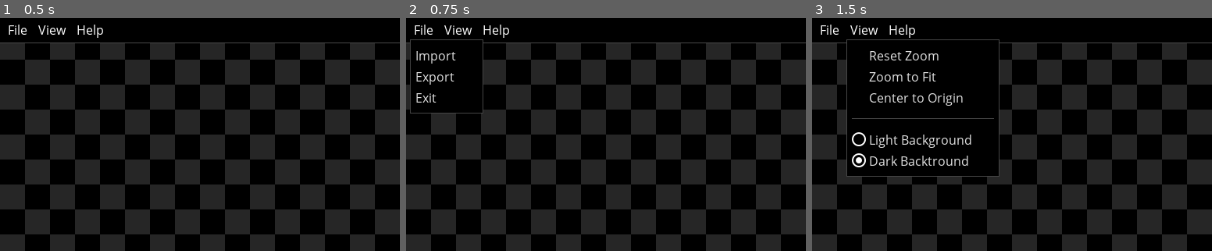
Above: before the commit, frames 1-3 (left to right).
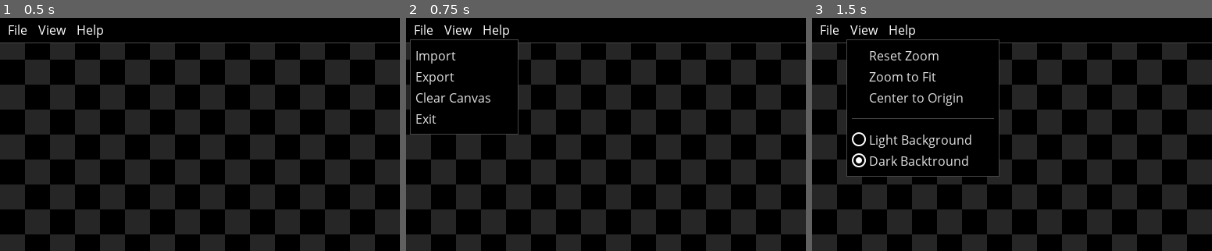
Above: after the commit, the same moments.

Repository: MeanLight-Studio/ScaleNX
Game: Godot game, scene res://Main.tscn
The game is run twice, just before and just after one commit, with the same random seed, the same clock (stepped at 60 frames per second) and the same inputs.
Inputs:
- Up to frame 1 (0.5 s): no input
- Up to frame 2 (0.75 s): click "File" at 0.5 s
- Up to frame 3 (1.5 s): click "View" at 1.25 s
The pictures show only the part of the screen within x 0-50%, y 0-50%; the shares and areas given below are measured in that part.

Frame 1 is identical in both runs. In frame 2, 3.1% of the frame differs, in the area x 1-29%, y 9-51%; in frame 3, nothing differs.

Commit message:
Add clear canvas menu entry

Diff:
--- a/Main.gd
+++ b/Main.gd
@@ -3,6 +3,7 @@
 signal selection_changed(selection)
 
 var selected_sprites := []
+var sprites_to_delete := []
 
 var moving_camera := false
 var last_movement := Vector2.ZERO
@@ -27,6 +28,8 @@
 onready var spinboxes := $SpinboxesContainer
 
 onready var info_container := $ScrollContainer/VBoxContainer
+
+onready var delete_warning := $DeleteWarning
 
 func _unhandled_input(event):
 	if event is InputEventMouseButton:
@@ -55,8 +58,7 @@
 			self.zoom = clamp(zoom * 1.1, 0.01, 50)
 
 	if event.is_action_pressed("delete"):
-		for sprite in selected_sprites:
-			delete_sprite(sprite)
+		delete_sprites(selected_sprites.duplicate())
 		clear_selection()
 
 func get_clicked_sprite() -> Sprite:
@@ -158,6 +160,8 @@
 		1:
 			_on_export_file()
 		2:
+			delete_sprites(sprites_container.get_children())
+		3:
 			get_tree().quit()
 
 func _on_view_menu_id_pressed(id):
@@ -250,6 +254,8 @@
 		if label.sprite == sprite:
 			label.queue_free()
 			break
+	if sprite in selected_sprites:
+		selected_sprites.remove(selected_sprites.find(sprite))
 	sprite.queue_free()
 
 func set_zoom(z):
@@ -260,3 +266,15 @@
 
 func _on_ResetZoom_pressed():
 	self.zoom = 1
+
+func delete_sprites(sprites : Array):
+	sprites_to_delete = sprites
+	var sprites_names := ""
+	for sprite in sprites:
+		sprites_names += sprite.image_path + "\n"
+	delete_warning.get_node("TextEdit").text = sprites_names
+	delete_warning.popup_centered()
+
+func _on_DeleteWarning_confirmed():
+	for sprite in sprites_to_delete:
+		delete_sprite(sprite)
--- a/Main.tscn
+++ b/Main.tscn
@@ -367,7 +367,7 @@
 margin_right = 35.0
 margin_bottom = 25.0
 text = "File"
-items = [ "Import", null, 0, false, false, 0, 0, null, "", false, "Export", null, 0, false, false, 1, 0, null, "", false, "Exit", null, 0, false, false, 2, 0, null, "", false ]
+items = [ "Import", null, 0, false, false, 0, 0, null, "", false, "Export", null, 0, false, false, 1, 0, null, "", false, "Clear Canvas", null, 0, false, false, 2, 0, null, "", false, "Exit", null, 0, false, false, 3, 0, null, "", false ]
 switch_on_hover = true
 
 [node name="ViewMenu" type="MenuButton" parent="ToolBar/VBoxContainer"]
@@ -440,6 +440,27 @@
 icon = ExtResource( 8 )
 flat = true
 
+[node name="DeleteWarning" type="ConfirmationDialog" parent="."]
+visible = true
+anchor_left = 0.5
+anchor_top = 0.5
+anchor_right = 0.5
+anchor_bottom = 0.5
+margin_left = -216.0
+margin_top = -128.0
+margin_right = 216.0
+margin_bottom = 52.0
+dialog_text = "Are you sure you want to delete the following sprites?"
+__meta__ = {
+"_edit_use_anchors_": false
+}
+
+[node name="TextEdit" type="TextEdit" parent="DeleteWarning"]
+margin_left = 8.0
+margin_top = 31.0
+margin_right = 424.0
+margin_bottom = 139.0
+
 [connection signal="files_selected" from="FileDialog" to="." method="_on_FileDialog_files_selected"]
 [connection signal="pressed" from="AboutDialog/VBoxContainer/LinkButton" to="AboutDialog" method="_on_LinkButton_pressed"]
 [connection signal="pressed" from="AboutDialog/HBoxContainer/Button" to="AboutDialog" method="_on_Button_pressed"]
@@ -448,3 +469,4 @@
 [connection signal="pressed" from="GlobalScalePanel/VBoxContainer/All" to="GlobalScalePanel" method="_on_All_pressed"]
 [connection signal="pressed" from="GlobalScalePanel/VBoxContainer/Selected" to="GlobalScalePanel" method="_on_Selected_pressed"]
 [connection signal="pressed" from="HBoxContainer/ResetZoom" to="." method="_on_ResetZoom_pressed"]
+[connection signal="confirmed" from="DeleteWarning" to="." method="_on_DeleteWarning_confirmed"]
--- a/MinimalUI/MinimalUI.tres
+++ b/MinimalUI/MinimalUI.tres
@@ -202,6 +202,18 @@
 bg_color = Color( 0, 0, 0, 1 )
 border_width_bottom = 1
 border_color = Color( 0.301961, 0.301961, 0.301961, 1 )
+
+[sub_resource type="StyleBoxFlat" id=51]
+content_margin_left = 5.0
+content_margin_right = 5.0
+content_margin_top = 1.0
+content_margin_bottom = 1.0
+bg_color = Color( 0, 0, 0, 1 )
+border_width_left = 1
+border_width_top = 1
+border_width_right = 1
+border_width_bottom = 1
+border_color = Color( 0.282353, 0.282353, 0.282353, 1 )
 
 [sub_resource type="StyleBoxFlat" id=31]
 bg_color = Color( 0.282353, 0.282353, 0.282353, 1 )
@@ -353,6 +365,19 @@
 corner_radius_top_left = 2
 corner_radius_bottom_right = 2
 corner_radius_bottom_left = 2
+
+[sub_resource type="StyleBoxFlat" id=52]
+content_margin_left = 5.0
+content_margin_right = 5.0
+content_margin_top = 1.0
+content_margin_bottom = 1.0
+bg_color = Color( 0, 0, 0, 1 )
+border_width_left = 1
+border_width_top = 1
+border_width_right = 1
+border_width_bottom = 1
+border_color = Color( 0.282353, 0.282353, 0.282353, 1 )
+expand_margin_top = 22.0
 
 [sub_resource type="DynamicFont" id=50]
 font_data = ExtResource( 1 )
@@ -449,7 +474,7 @@
 LineEdit/styles/read_only = SubResource( 29 )
 Panel/styles/panel = SubResource( 1 )
 PanelContainer/styles/panel = SubResource( 30 )
-PopupDialog/styles/panel = SubResource( 1 )
+PopupDialog/styles/panel = SubResource( 51 )
 PopupMenu/colors/font_color = Color( 0.88, 0.88, 0.88, 1 )
 PopupMenu/colors/font_color_accel = Color( 0.7, 0.7, 0.7, 0.8 )
 PopupMenu/colors/font_color_disabled = Color( 0.4, 0.4, 0.4, 0.8 )
@@ -533,6 +558,7 @@
 TextEdit/styles/focus = SubResource( 27 )
 TextEdit/styles/normal = SubResource( 39 )
 TextEdit/styles/read_only = SubResource( 29 )
+TooltipLabel/colors/font_color = Color( 1, 1, 1, 1 )
 Tree/colors/custom_button_font_highlight = Color( 0.94, 0.94, 0.94, 1 )
 Tree/colors/drop_position_color = Color( 1, 0.3, 0.2, 1 )
 Tree/colors/font_color = Color( 0.69, 0.69, 0.69, 1 )
@@ -587,7 +613,7 @@
 VSlider/styles/grabber_area = SubResource( 47 )
 VSlider/styles/grabber_area_highlight = SubResource( 48 )
 VSlider/styles/slider = SubResource( 49 )
-WindowDialog/colors/title_color = Color( 0, 0, 0, 1 )
+WindowDialog/colors/title_color = Color( 1, 1, 1, 1 )
 WindowDialog/constants/close_h_ofs = 18
 WindowDialog/constants/close_v_ofs = 18
 WindowDialog/constants/scaleborder_size = 4
@@ -595,4 +621,4 @@
 WindowDialog/fonts/title_font = null
 WindowDialog/icons/close = null
 WindowDialog/icons/close_highlight = null
-WindowDialog/styles/panel = SubResource( 1 )
+WindowDialog/styles/panel = SubResource( 52 )
Not shown: 1 places in MinimalUI/MinimalUI.tres that only renumber resources
